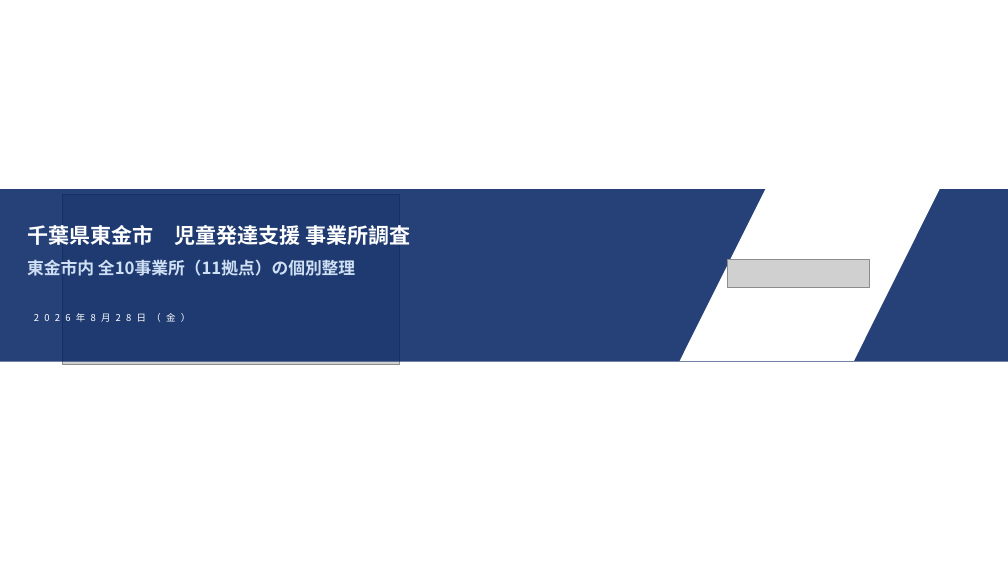
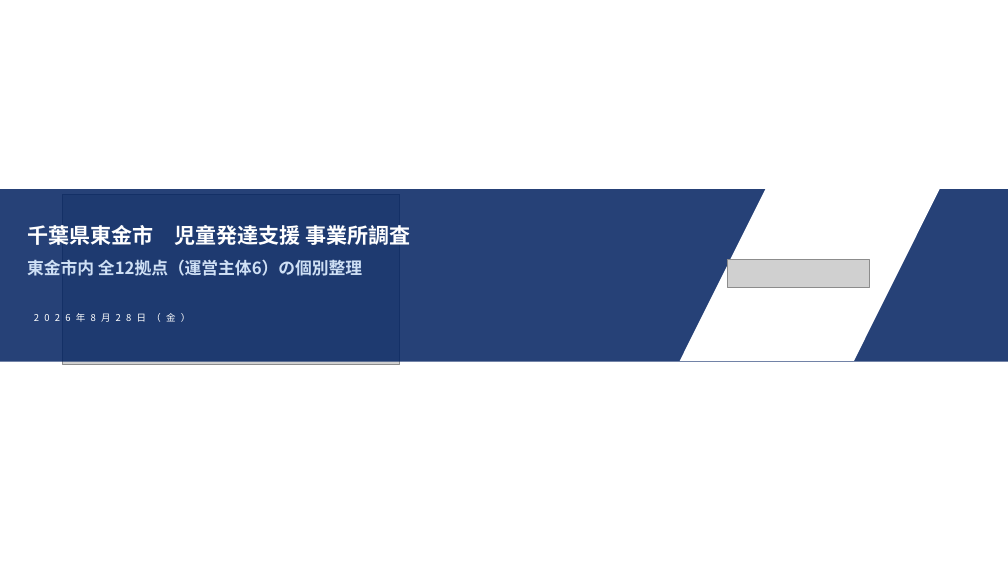
Before and after one commit to efejdjeifienfneafnwaj/-, a slide deck: slide 1 of 東金市_児童発達支援_事業所調査.pptx. Drawn at 1008x567 pixels with LibreOffice and Linux fonts; fonts in the diff are those of the drawing; grey boxes stand for pictures; background and template pictures are left out. Boxes give left, top, right and bottom in pixels: in the first picture for what was removed or moved away, otherwise in the second. Text is boxed around its words. In the diff, an @@ line names an element or a change of style, - is before the commit and + after.

```diff
--- a/東金市_児童発達支援_事業所調査.pptx
+++ b/東金市_児童発達支援_事業所調査.pptx
@@ text at [27, 259, 362, 276]: text changed @@
-東金市内 全10事業所（11拠点）の個別整理
+東金市内 全12拠点（運営主体6）の個別整理
```
Also in this commit, not shown: 8 other slides changed, 1 slide added.
